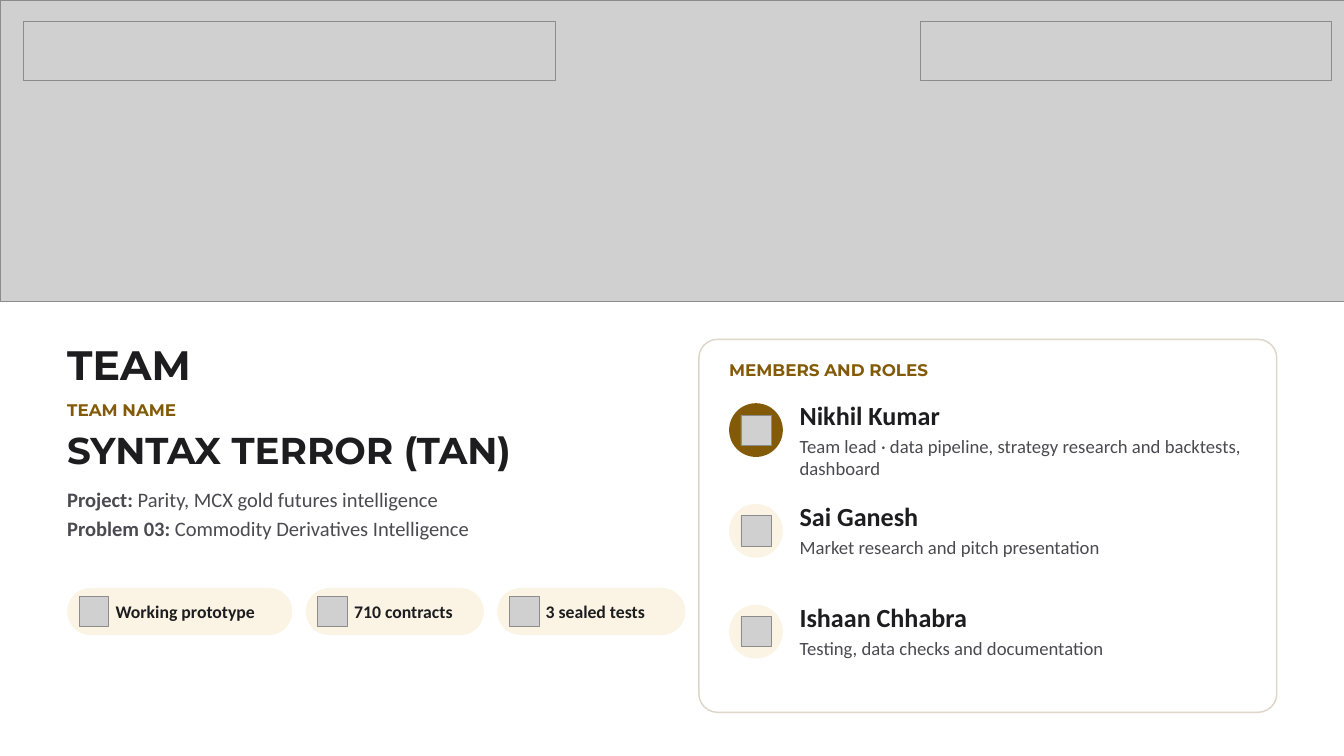
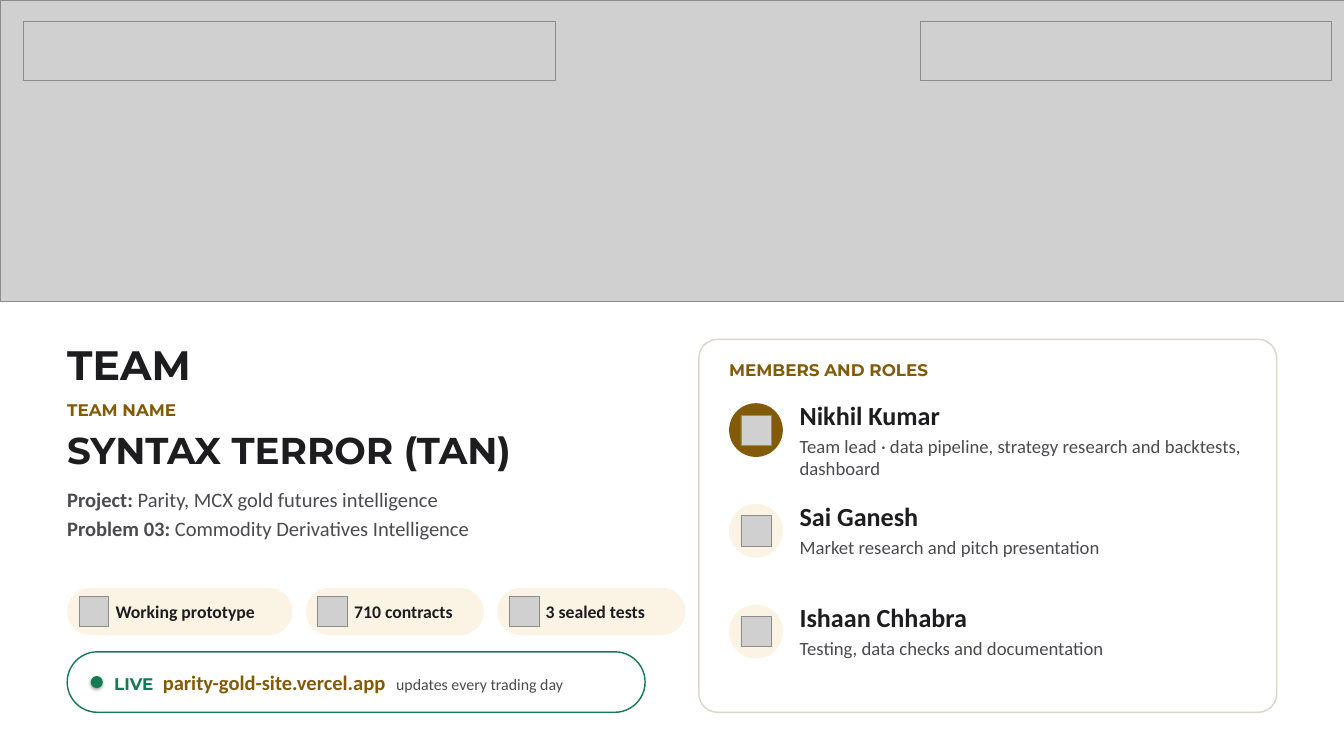
Before and after one commit to nikhilkumar-dev0310/HACKINHILLS-SYNTAXTERROR-TAN-, a slide deck: slide 1 of commodity/presentation/round1/Parity_SyntaxTerror_Round1.pptx. Drawn at 1344x756 pixels with LibreOffice and Linux fonts; fonts in the diff are those of the drawing; grey boxes stand for pictures. Boxes give left, top, right and bottom in pixels: in the first picture for what was removed or moved away, otherwise in the second. Text is boxed around its words. In the diff, an @@ line names an element or a change of style, - is before the commit and + after.

```diff
--- a/commodity/presentation/round1/Parity_SyntaxTerror_Round1.pptx
+++ b/commodity/presentation/round1/Parity_SyntaxTerror_Round1.pptx
@@ rounded rectangle added at (67, 652, 645, 712), fill #FFFFFF, outline #147A52 1.5 pt @@
@@ ellipse added at (91, 676, 103, 688), fill #147A52 @@
@@ text added at (114, 675, 563, 694), 22 pt, text #835A07, bold @@
+LIVE parity-gold-site.vercel.app updates every trading day
```
Also in this commit, not shown: 5 other slides changed, 5 other files.
